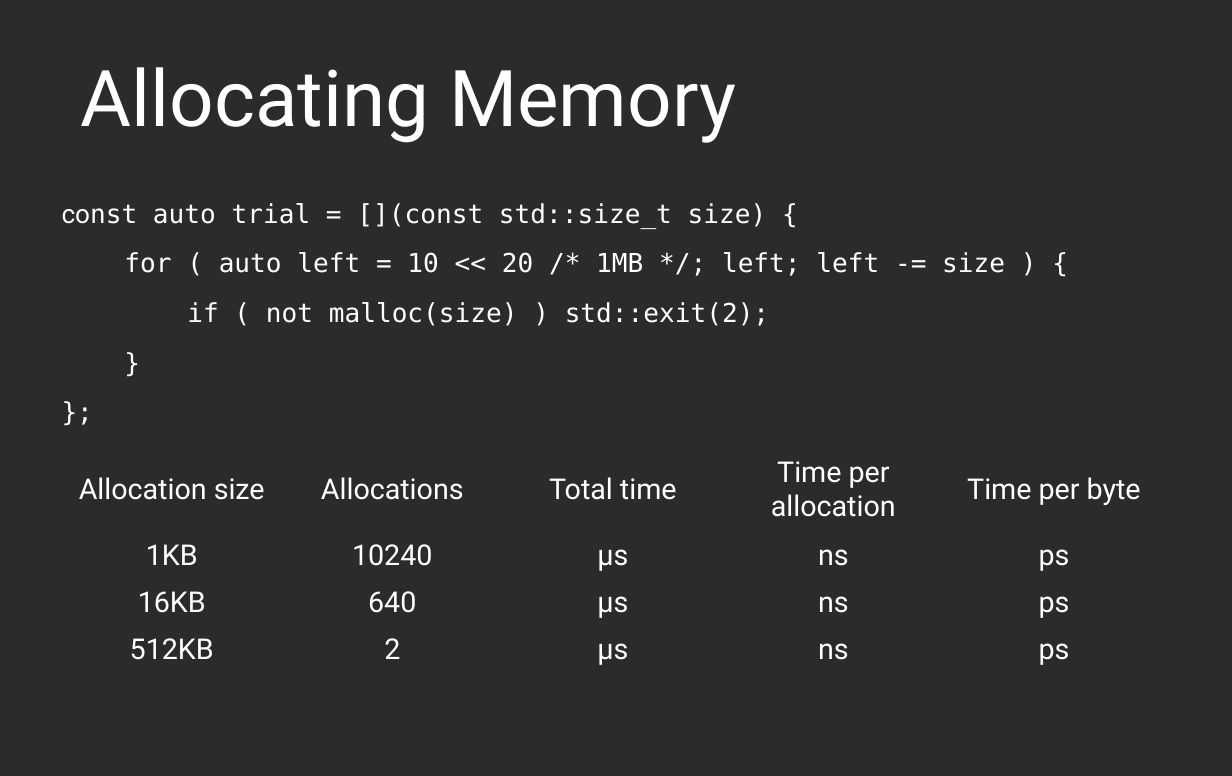
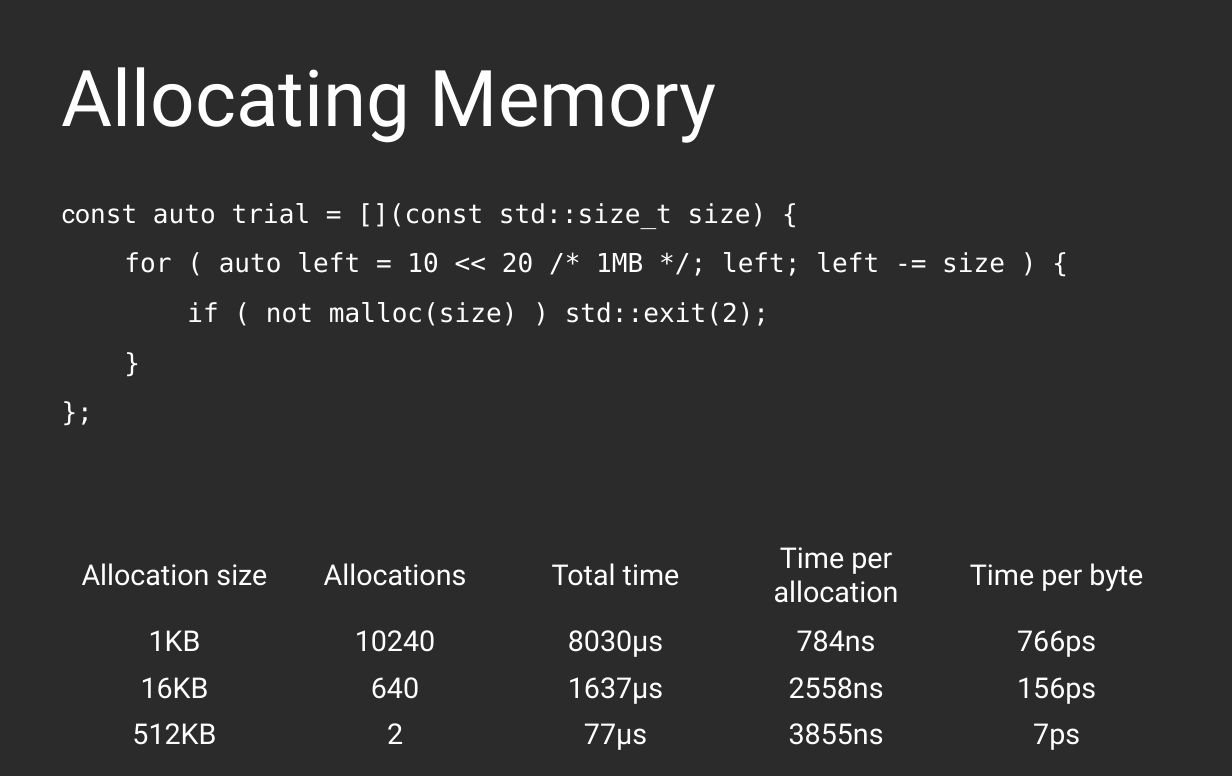
Before and after one commit to KayEss/cpp-designing4performance, a slide deck: slide 12 of slides/Designing APIs For Performance.odp. Drawn at 1232x776 pixels with LibreOffice and Linux fonts; fonts in the diff are those of the drawing; background and template pictures are left out; a plain dark background stands for a picture behind light text. Boxes give left, top, right and bottom in pixels: in the first picture for what was removed or moved away, otherwise in the second. Text is boxed around its words. In the diff, an @@ line names an element or a change of style, - is before the commit and + after.

```diff
--- a/slides/Designing APIs For Performance.odp
+++ b/slides/Designing APIs For Performance.odp
@@ title "Allocating Memory": place and size @@
-title "Allocating Memory" at (81,67,736,143)
+title "Allocating Memory" at (62,67,717,143)
@@ table at (64,533,1167,754) @@
-row 2: 1KB | 10240 | μs | ns | ps
+row 2: 1KB | 10240 | 8030μs | 784ns | 766ps
-row 3: 16KB | 640 | μs | ns | ps
+row 3: 16KB | 640 | 1637μs | 2558ns | 156ps
-row 4: 512KB | 2 | μs | ns | ps
+row 4: 512KB | 2 | 77μs | 3855ns | 7ps
@@ table: place and size @@
-table at (62,447,1165,669)
+table at (64,533,1167,754)
```
Also in this commit, not shown: 1 slide added, 1 slide removed, 2 other files.
